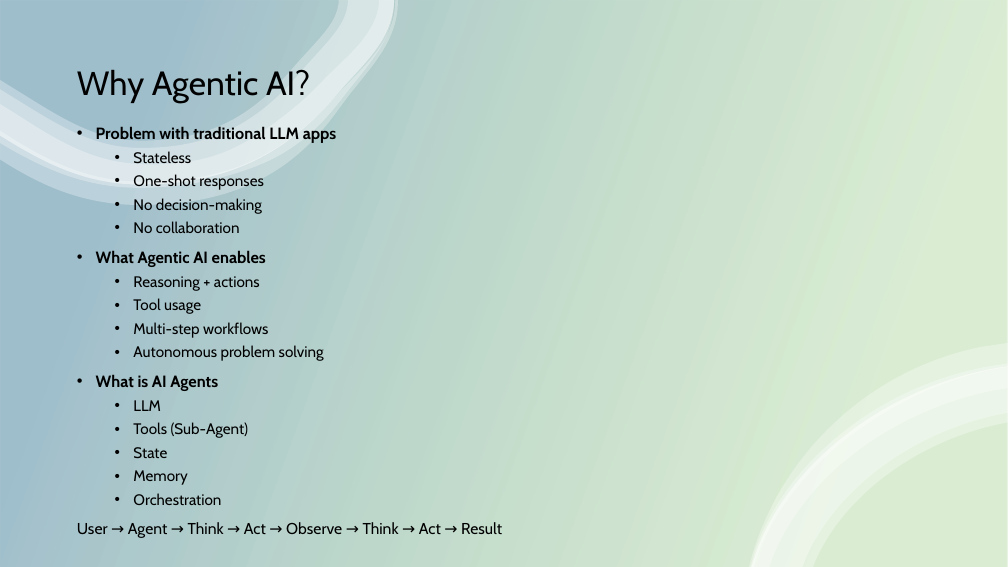
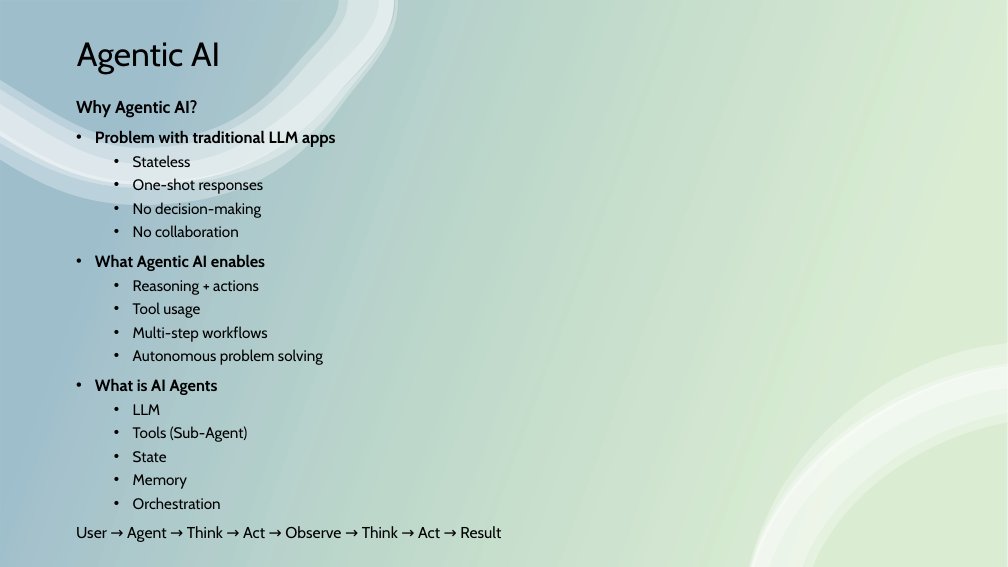
Before and after one commit to aklankdiwakar/BootcampLangGraph, a slide deck: slide 2 of PresentationBootCamp.pptx. Drawn at 1008x567 pixels with LibreOffice and Linux fonts; fonts in the diff are those of the drawing. Boxes give left, top, right and bottom in pixels: in the first picture for what was removed or moved away, otherwise in the second. Text is boxed around its words. In the diff, an @@ line names an element or a change of style, - is before the commit and + after.

Commit message:
Updating presentation

```diff
--- a/PresentationBootCamp.pptx
+++ b/PresentationBootCamp.pptx
@@ title at (77,42,220,74): text changed @@
-Why Agentic AI?
+Agentic AI
@@ text "Why Agentic AI?": place and size @@
-text "Why Agentic AI?" at (77,126,502,538)
+text "Why Agentic AI?" at (76,100,501,542)
@@ text at (76,100,197,117): paragraph added @@
+Why Agentic AI?
```
Also in this commit, not shown: 1 slide added, 1 slide removed.
